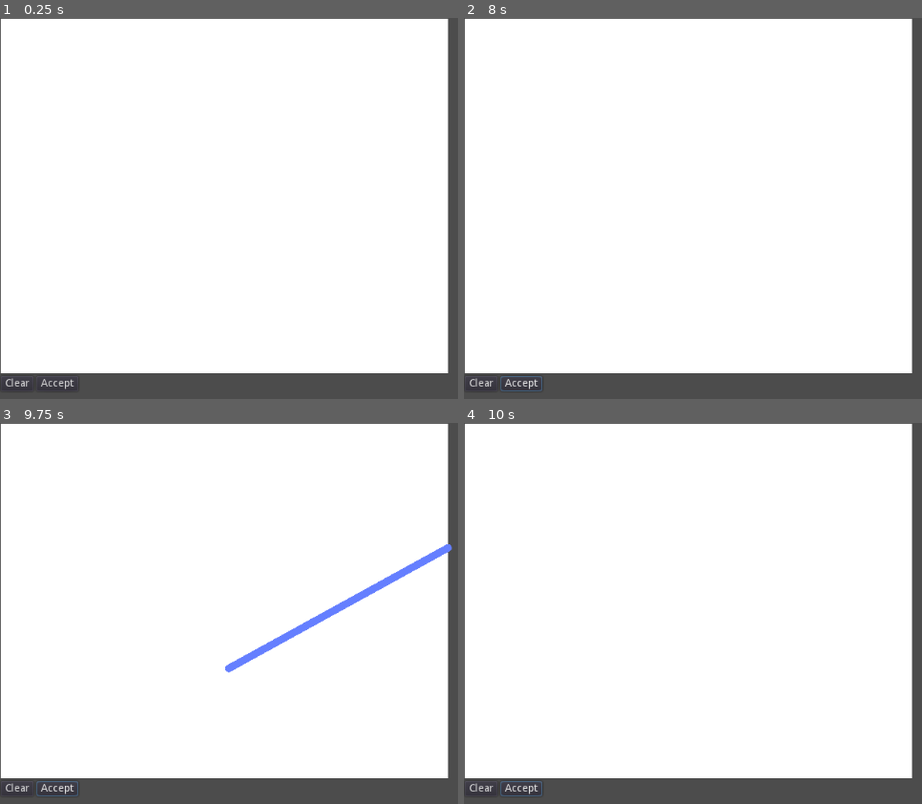
Above: before the commit, frames 1-4 (two rows, left to right).
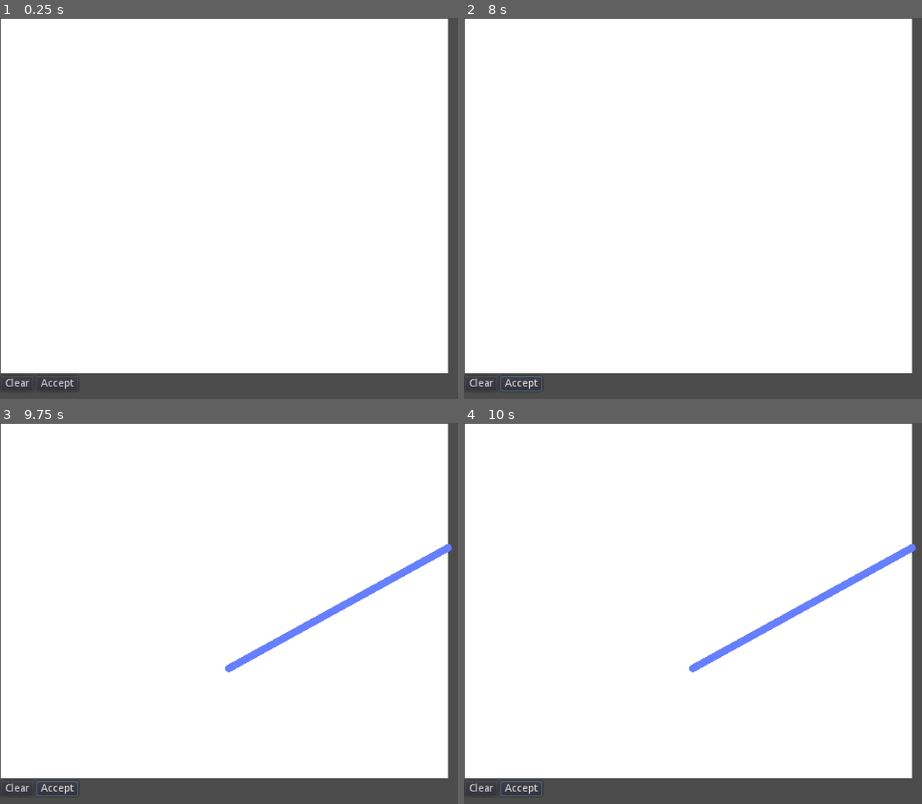
Above: after the commit, the same moments.

Repository: uspgamedev/Blueprint-Blast
Game: Godot game, scene res://test/Editor.tscn
Two runs of this game, one before a commit and one after it. Both use one fixed random seed, a clock stepped at 60 frames per second and the inputs below. Before the commit the project has no main scene; this scene is started directly in both runs.
Inputs (mouse positions are in pixels of both pictures, inside the frame that each line leads up to):
- Up to frame 1 (0.25 s): no input
- Up to frame 2 (8 s): click "Accept" at 0.5 s; click "Accept" at 1.25 s; click "Clear" at 2 s; tap Enter at 2.75, 4.25, 5.75 s; move the mouse to (807, 330) at 2.77 s; hold C (canvas_clear, bound only before the commit) 2.78-3.53 s; hold Page Up (ui_page_up) 2.78-4.28 s; click (807, 330) at 3.05 s; tap Space (shoot, bound only after the commit) at 3.5, 5, 5.3, 5.85, 6.5 s; move the mouse to (outside the picture) at 3.52 s; click (outside the picture) at 3.6 s; tap S (rotate_clockwise, bound only after the commit) at 3.8, 7.55 s; move the mouse to (615, 174) at 4.27 s; hold S (rotate_clockwise, bound only after the commit) 4.28-5.03 s; hold Left (ui_left) 4.28-5.78 s; tap W (rotate_counter_clockwise, bound only after the commit) at 4.55, 5.1 s; move the mouse to (885, 242) at 5.02 s; move the mouse to (729, 128) at 5.77 s; hold Page Down (ui_page_down) 5.78-6.53 s; hold C (canvas_clear, bound only before the commit) 5.78-6.53 s; move the mouse to (outside the picture) at 6.52 s; hold Right (ui_right) 6.53-7.28 s; tap C (canvas_clear, bound only before the commit) at 6.6 s; click (outside the picture) at 6.8 s; move the mouse to (693, 265) at 7.27 s; press the mouse at (693, 265) at 7.28 s; hold Page Up (ui_page_up) from 7.28 s (still down)
- Up to frame 3 (9.75 s): move the mouse to (457, 548) at 8.02 s; release Page Up (ui_page_up) at 8.03 s; release the mouse at (457, 548) at 8.03 s; hold Right (ui_right) from 8.03 s (still down); tap S (rotate_clockwise, bound only after the commit) at 8.1 s; tap W (rotate_counter_clockwise, bound only after the commit) at 8.3 s; move the mouse to (343, 735) at 8.77 s; hold W (rotate_counter_clockwise, bound only after the commit) 8.78-9.53 s; tap Space (shoot, bound only after the commit) at 9.05, 9.6 s; move the mouse to (outside the picture) at 9.52 s
- Up to frame 4 (10 s): keep holding Right (ui_right); tap C (canvas_clear, bound only before the commit) at 9.8 s

Frames 1-3 are identical in both runs. In frame 4, 1.2% of the frame differs, in the area x 49-99%, y 31-66%.

Commit message:
Add test terrain scene

Diff:
--- a/project/project.godot
+++ b/project/project.godot
@@ -33,18 +33,43 @@
 [application]
 
 config/name="LD45"
+run/main_scene="res://Main.tscn"
 config/icon="res://icon.png"
 
 [input]
 
+accelerate={
+"deadzone": 0.5,
+"events": [ Object(InputEventKey,"resource_local_to_scene":false,"resource_name":"","device":0,"alt":false,"shift":false,"control":false,"meta":false,"command":false,"pressed":false,"scancode":68,"unicode":0,"echo":false,"script":null)
+, Object(InputEventKey,"resource_local_to_scene":false,"resource_name":"","device":0,"alt":false,"shift":false,"control":false,"meta":false,"command":false,"pressed":false,"scancode":16777233,"unicode":0,"echo":false,"script":null)
+ ]
+}
+reverse={
+"deadzone": 0.5,
+"events": [ Object(InputEventKey,"resource_local_to_scene":false,"resource_name":"","device":0,"alt":false,"shift":false,"control":false,"meta":false,"command":false,"pressed":false,"scancode":65,"unicode":0,"echo":false,"script":null)
+, Object(InputEventKey,"resource_local_to_scene":false,"resource_name":"","device":0,"alt":false,"shift":false,"control":false,"meta":false,"command":false,"pressed":false,"scancode":16777231,"unicode":0,"echo":false,"script":null)
+ ]
+}
+rotate_clockwise={
+"deadzone": 0.5,
+"events": [ Object(InputEventKey,"resource_local_to_scene":false,"resource_name":"","device":0,"alt":false,"shift":false,"control":false,"meta":false,"command":false,"pressed":false,"scancode":83,"unicode":0,"echo":false,"script":null)
+, Object(InputEventKey,"resource_local_to_scene":false,"resource_name":"","device":0,"alt":false,"shift":false,"control":false,"meta":false,"command":false,"pressed":false,"scancode":16777234,"unicode":0,"echo":false,"script":null)
+ ]
+}
+rotate_counter_clockwise={
+"deadzone": 0.5,
+"events": [ Object(InputEventKey,"resource_local_to_scene":false,"resource_name":"","device":0,"alt":false,"shift":false,"control":false,"meta":false,"command":false,"pressed":false,"scancode":87,"unicode":0,"echo":false,"script":null)
+, Object(InputEventKey,"resource_local_to_scene":false,"resource_name":"","device":0,"alt":false,"shift":false,"control":false,"meta":false,"command":false,"pressed":false,"scancode":16777232,"unicode":0,"echo":false,"script":null)
+ ]
+}
+shoot={
+"deadzone": 0.5,
+"events": [ Object(InputEventKey,"resource_local_to_scene":false,"resource_name":"","device":0,"alt":false,"shift":false,"control":false,"meta":false,"command":false,"pressed":false,"scancode":32,"unicode":0,"echo":false,"script":null)
+ ]
+}
 canvas_click={
 "deadzone": 0.5,
 "events": [ Object(InputEventMouseButton,"resource_local_to_scene":false,"resource_name":"","device":0,"alt":false,"shi …(212 unchanged characters)…
- ]
-}
-canvas_clear={
-"deadzone": 0.5,
-"events": [ Object(InputEventKey,"resource_local_to_scene":false,"resource_name":"","device":0,"alt":false,"shift":false,"control":false,"meta":false,"command":false,"pressed":false,"scancode":67,"unicode":0,"echo":false,"script":null)
  ]
 }
 
--- a/project/terrain/ProceduralTerrain.gd
+++ b/project/terrain/ProceduralTerrain.gd
@@ -4,7 +4,7 @@
 var points = PoolVector2Array()
 
 func _ready():
-	for x in range(0, 10000, 10):
+	for x in range(0, 30000, 30):
 		var point = Vector2(x, 50*cos(x*PI/500))
 		points.append(point)
 	points.append(Vector2(points[points.size()-1].x, 100))
@@ -12,12 +12,12 @@
 
 	$CollisionPolygon2D.polygon = points
 
-func _input(event):
-	if event.is_action_pressed("ui_page_up"):
-		$Camera2D.zoom *= 1.1
-	elif event.is_action_pressed("ui_page_down"):
-		$Camera2D.zoom *= .9
-	elif event.is_action_pressed("ui_right"):
-		$Camera2D.offset.x += 80
-	elif event.is_action_pressed("ui_left"):
-		$Camera2D.offset.x -= 80
+#func _input(event):
+#	if event.is_action_pressed("ui_page_up"):
+#		$Camera2D.zoom *= 1.1
+#	elif event.is_action_pressed("ui_page_down"):
+#		$Camera2D.zoom *= .9
+#	elif event.is_action_pressed("ui_right"):
+#		$Camera2D.offset.x += 80
+#	elif event.is_action_pressed("ui_left"):
+#		$Camera2D.offset.x -= 80
--- a/project/terrain/ProceduralTerrain.tscn
+++ b/project/terrain/ProceduralTerrain.tscn
@@ -1,12 +1,9 @@
 [gd_scene load_steps=2 format=2]
 
-[ext_resource path="res://terrain/TestTerrain.gd" type="Script" id=1]
+[ext_resource path="res://terrain/ProceduralTerrain.gd" type="Script" id=1]
 
 [node name="Terrain" type="StaticBody2D"]
 script = ExtResource( 1 )
 
 [node name="CollisionPolygon2D" type="CollisionPolygon2D" parent="."]
 build_mode = 1
-
-[node name="Camera2D" type="Camera2D" parent="."]
-current = true
--- a/project/test/Canvas.gd
+++ b/project/test/Canvas.gd
@@ -10,9 +10,9 @@
 var time = 0
 
 func _input(event):
-	if event.is_action_pressed("canvas_clear"):
-		clear()
-	elif event.is_action_pressed("canvas_click") and can_draw:
+#	if event.is_action_pressed("canvas_clear"):
+#		clear()
+	if event.is_action_pressed("canvas_click") and can_draw:
 		var point = get_local_mouse_position()
 		if point.x >= 0 and point.x <= rect_size.x and point.y >= 0 and point.y <= rect_size.y:
 			is_drawing = true
--- /dev/null
+++ b/project/test/TestRace.tscn
@@ -0,0 +1,14 @@
+[gd_scene load_steps=3 format=2]
+
+[ext_resource path="res://terrain/ProceduralTerrain.tscn" type="PackedScene" id=1]
+[ext_resource path="res://car/PlayerCar.tscn" type="PackedScene" id=2]
+
+[node name="Node2D" type="Node2D"]
+
+[node name="Terrain" parent="." instance=ExtResource( 1 )]
+
+[node name="PlayerCar" parent="." instance=ExtResource( 2 )]
+position = Vector2( 43.5525, -62.9287 )
+
+[node name="Camera2D" type="Camera2D" parent="PlayerCar"]
+current = true
